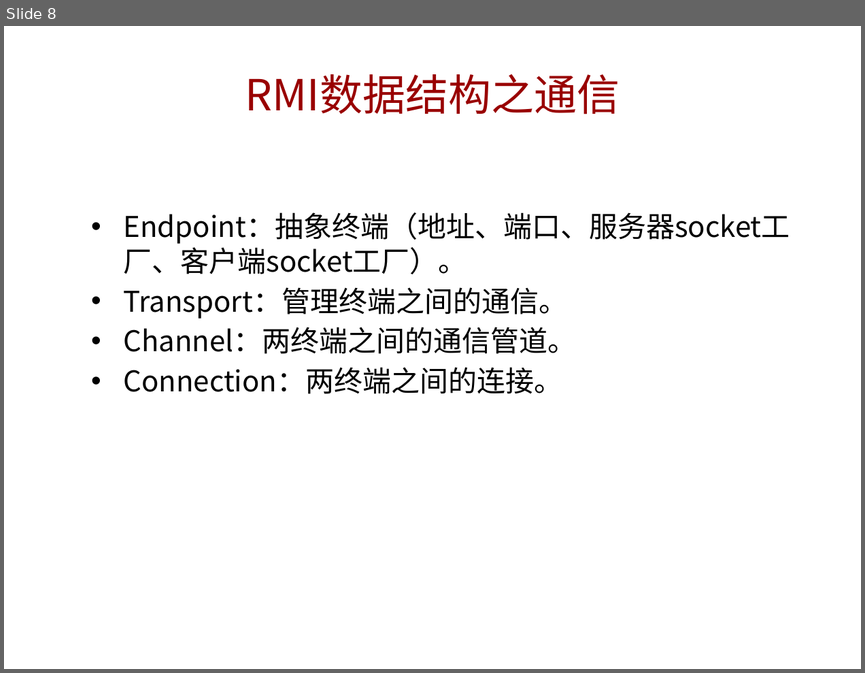
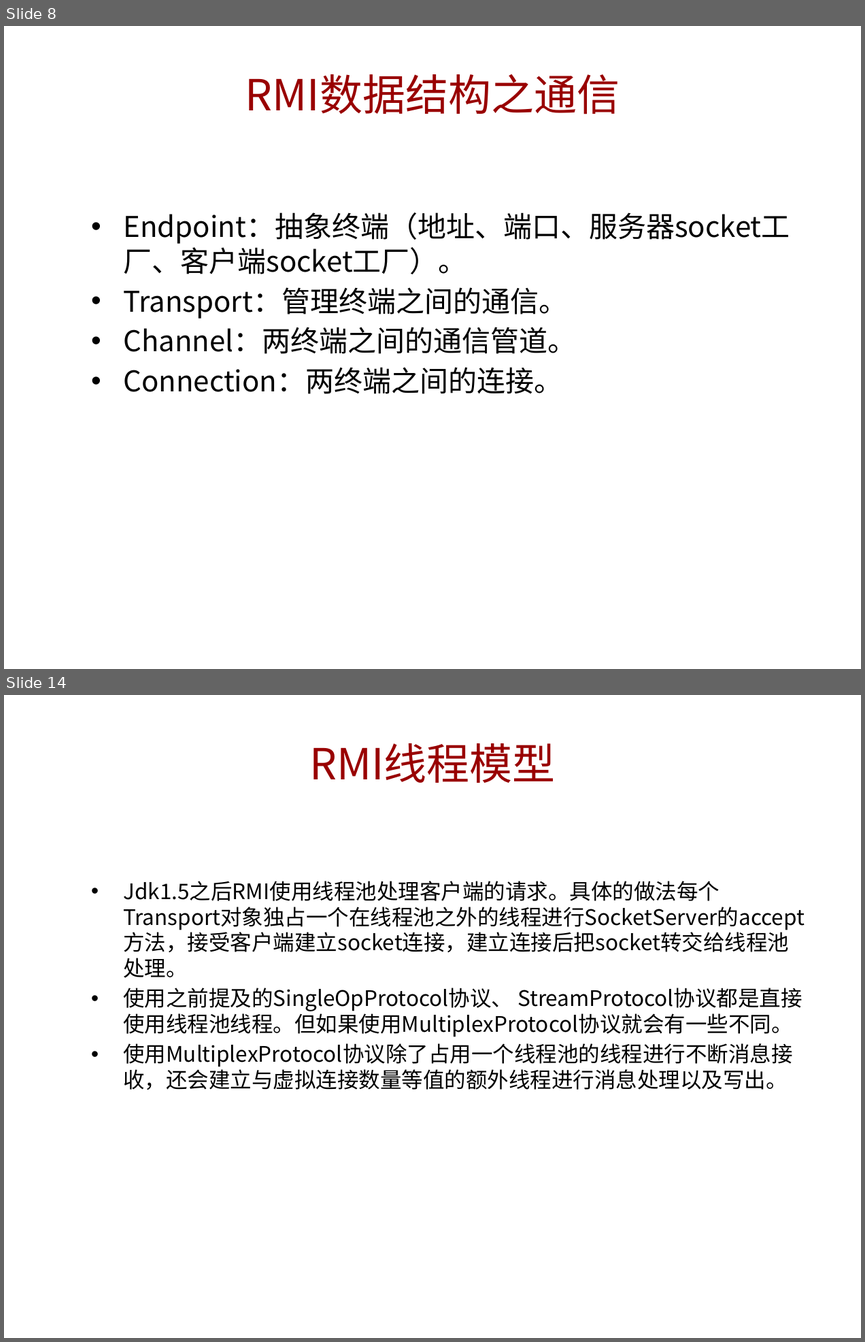
Before and after one commit to jianzijian/Hello-World, a slide deck: RMI学习分享.pptx. Shown one above the other, each under a label of ours: slide 8 before the commit, slides 8 and 14 after it; the slides between them are not shown. The pictures are 865x673 and 865x1342 pixels, drawn with LibreOffice and Linux fonts; fonts in the diff are those of the drawing; background and template pictures are left out. Boxes give left, top, right and bottom in pixels: in the first picture for what was removed or moved away, otherwise in the second. Text is boxed around its words. In the diff, an @@ line names an element or a change of style, - is before the commit and + after.

```diff
--- a/RMI学习分享.pptx
+++ b/RMI学习分享.pptx
@@ slide 14 added at bbox=[4, 695, 861, 1338], background picture (left out) @@
@@ title added at bbox=[309, 743, 555, 783], 36 pt, text #990000 @@
+RMI线程模型
@@ text added at bbox=[123, 881, 792, 1089], 18 pt, text #000000 @@
+• Jdk1.5之后RMI使用线程池处理客户端的请求。具体的做法每个Transport对象独占一个在线程池之外的线程进行SocketServer的accept方法，接受客户端建立socket连接，建立连接后把socket转交给线程池处理。
+• 使用之前提及的SingleOpProtocol协议、 StreamProtocol协议都是直接使用线程池线程。但如果使用MultiplexProtocol协议就会有一些不同。
+• 使用MultiplexProtocol协议除了占用一个线程池的线程进行不断消息接收，还会建立与虚拟连接数量等值的额外线程进行消息处理以及写出。
```
Also in this commit, not shown: 1 slide changed, 5 other slides added.
